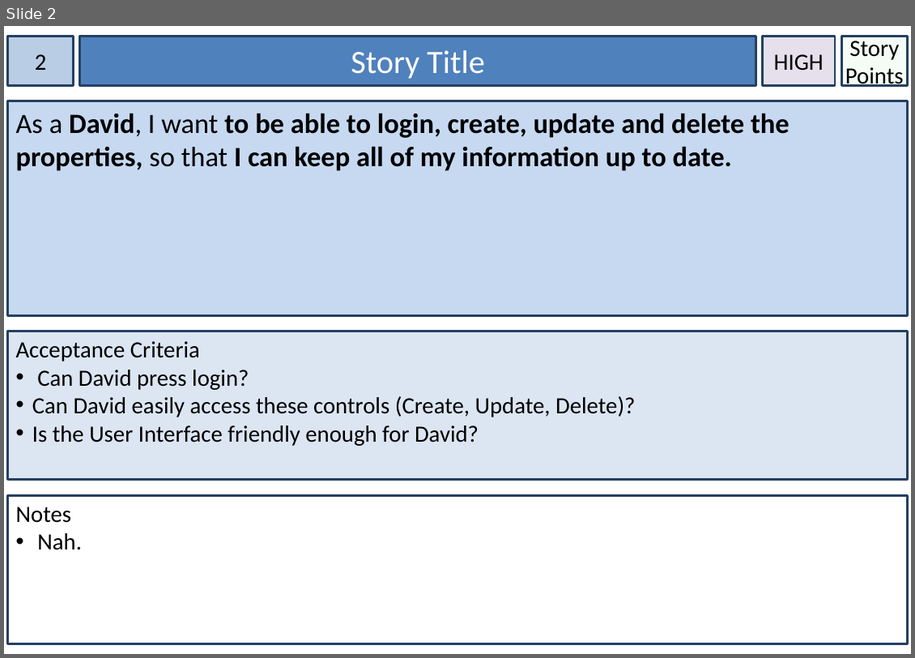
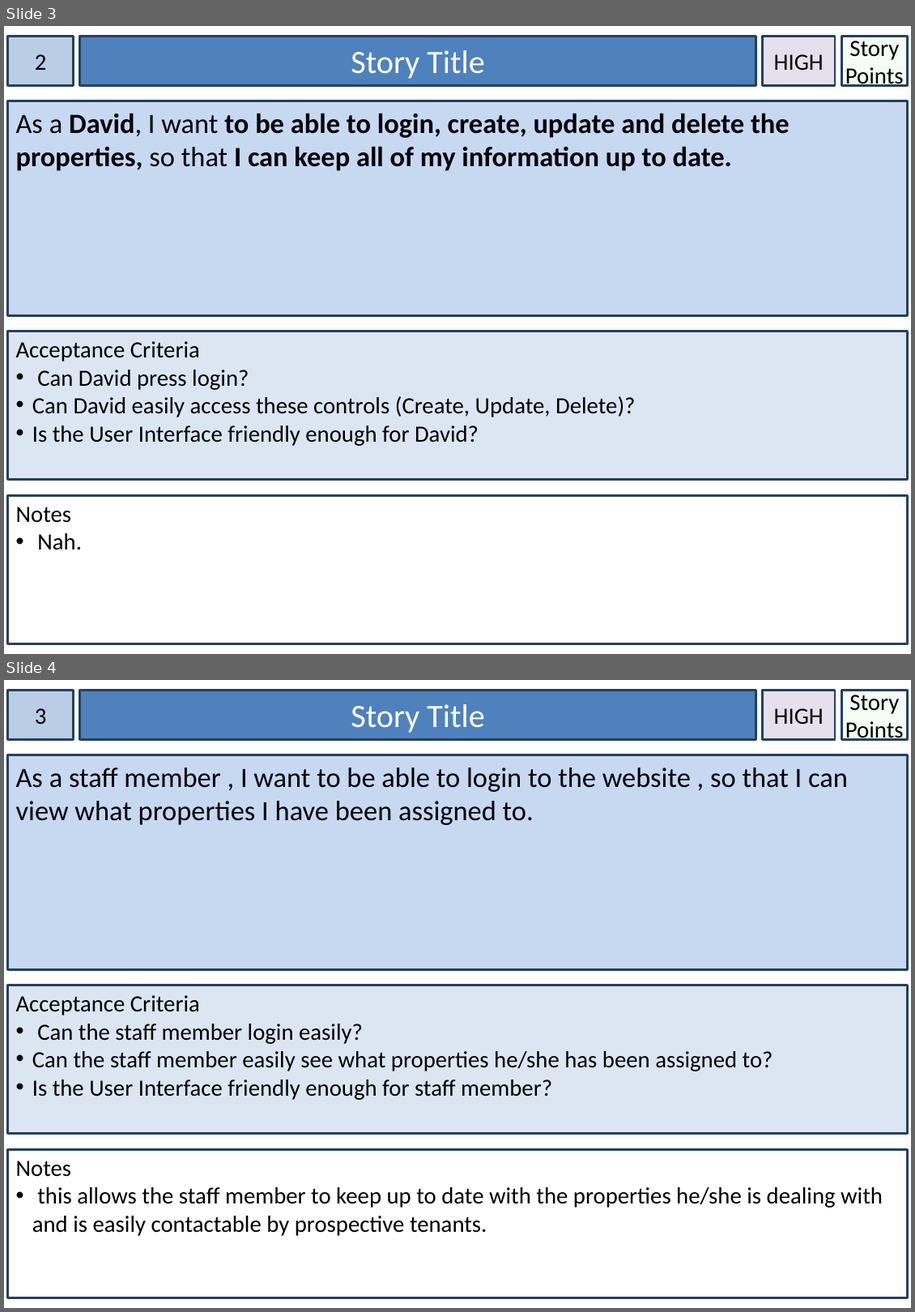
Before and after one commit to neeby/flowerpotmen, a slide deck: Things.pptx. Shown one above the other, each under a label of ours: slide 2 before the commit, slides 3 and 4 after it. The pictures are 915x658 and 915x1312 pixels, drawn with LibreOffice and Linux fonts; fonts in the diff are those of the drawing. Boxes give left, top, right and bottom in pixels: in the first picture for what was removed or moved away, otherwise in the second. Text is boxed around its words. In the diff, an @@ line names an element or a change of style, - is before the commit and + after.

```diff
--- a/Things.pptx
+++ b/Things.pptx
@@ slide 4 added at (x1=4, y1=680, x2=911, y2=1308), background #FFFFFF @@
@@ rectangle added at (x1=7, y1=690, x2=74, y2=739), fill #B9CDE5, outline #254061 2 pt, 20 pt, text #000000 @@
+3
@@ rectangle added at (x1=80, y1=690, x2=756, y2=739), fill #4F81BD, outline #254061 2 pt, 28 pt, text #FFFFFF @@
+Story Title
@@ rectangle added at (x1=763, y1=690, x2=836, y2=739), fill #E6E0EC, outline #254061 2 pt, 20 pt, text #000000 @@
+HIGH
@@ rectangle added at (x1=842, y1=690, x2=908, y2=739), fill #CCF0CD at 20% opacity, outline #254061 2 pt, 20 pt, text #000000 @@
+Story Points
@@ rectangle added at (x1=7, y1=755, x2=908, y2=970), fill #C6D9F1, outline #254061 2 pt, 24 pt, text #000000 @@
+As a staff member , I want to be able to login to the website , so that I can view what properties I have been assigned to.
@@ rectangle added at (x1=7, y1=985, x2=908, y2=1134), fill #DCE6F2, outline #254061 2 pt, 20 pt, text #000000 @@
+Acceptance Criteria
+• Can the staff member login easily?
+• Can the staff member easily see what properties he/she has been assigned to?
+• Is the User Interface friendly enough for staff member?
@@ rectangle added at (x1=7, y1=1150, x2=908, y2=1298), fill #FFFFFF, outline #254061 2 pt, 20 pt, text #000000 @@
+Notes
+• this allows the staff member to keep up to date with the properties he/she is dealing with and is easily contactable by prospective tenants.
@@ what was slide 2 is now slide 3 @@
```
Also in this commit, not shown: 4 other slides added.
